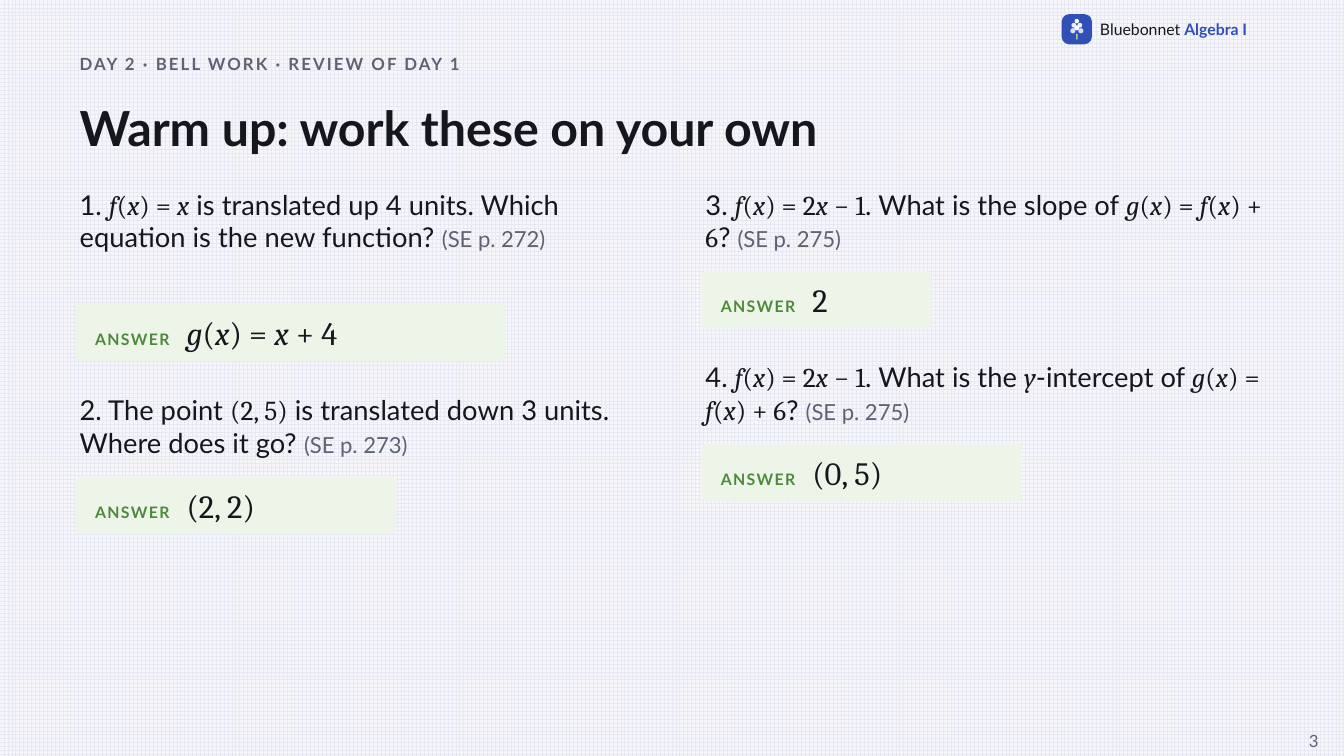
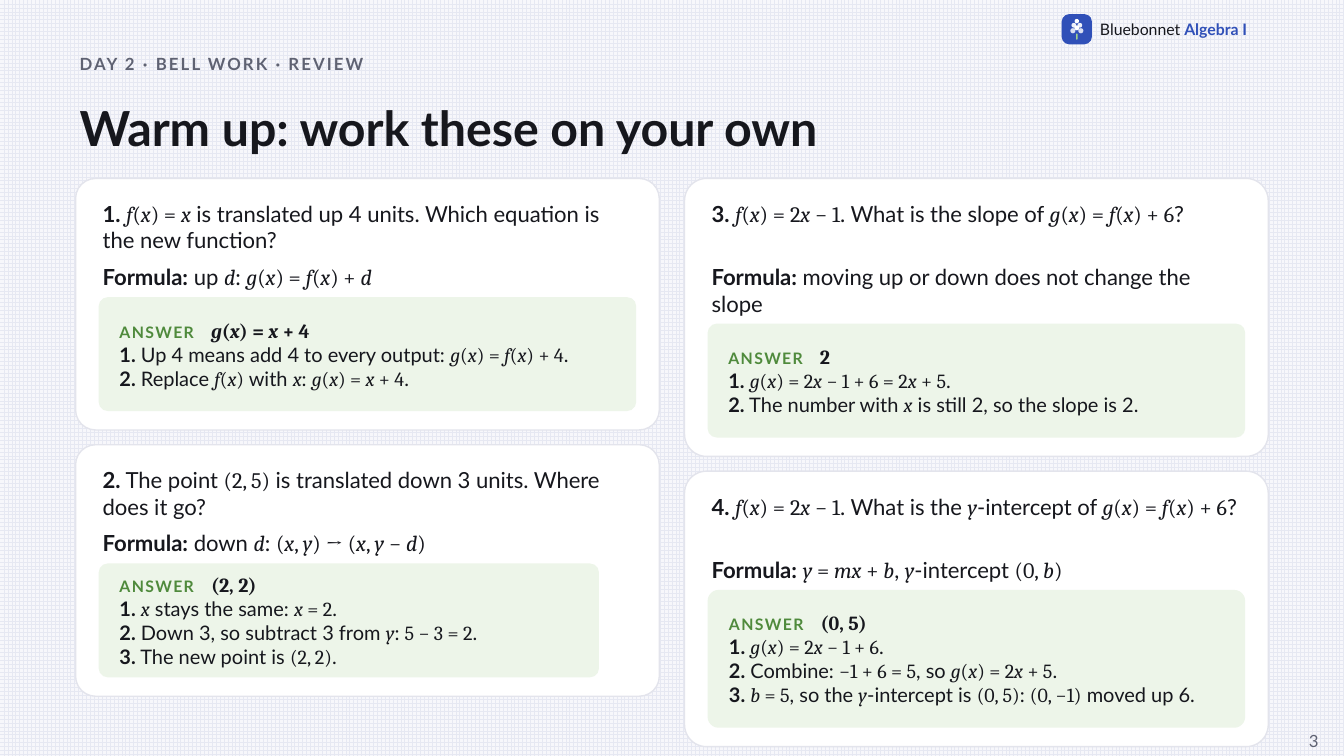
Before and after one commit to Apolloat2022/Algebra1M2U1L4, a slide deck: slide 3 of IEP/t2-lesson1-transforming-linear-functions-IEP.pptx. Drawn at 1344x756 pixels with LibreOffice and Linux fonts; fonts in the diff are those of the drawing. Boxes give left, top, right and bottom in pixels: in the first picture for what was removed or moved away, otherwise in the second. Text is boxed around its words. In the diff, an @@ line names an element or a change of style, - is before the commit and + after.

```diff
--- a/IEP/t2-lesson1-transforming-linear-functions-IEP.pptx
+++ b/IEP/t2-lesson1-transforming-linear-functions-IEP.pptx
@@ text at bbox=[125, 58, 135, 70]: text changed @@
-DAY 2 · BELL WORK · REVIEW OF DAY 1
+DAY 2 · BELL WORK · REVIEW
@@ rounded rectangle added at bbox=[76, 178, 659, 431], fill #FFFFFF, outline #E3E4EC 1 pt @@
@@ rounded rectangle added at bbox=[685, 178, 1268, 457], fill #FFFFFF, outline #E3E4EC 1 pt @@
@@ text at bbox=[103, 205, 600, 248]: text changed; size 19.5 to 15.8 pt @@
-1. f(x) = x is translated up 4 units. Which equation is the new function? (SE p. 272)
+1. f(x) = x is translated up 4 units. Which equation is the new function?
@@ text at bbox=[712, 205, 1184, 227]: text changed; size 19.5 to 15.8 pt @@
-3. f(x) = 2x − 1. What is the slope of g(x) = f(x) + 6? (SE p. 275)
+3. f(x) = 2x − 1. What is the slope of g(x) = f(x) + 6?
@@ text added at bbox=[103, 268, 372, 290], 15.8 pt, text #16171D @@
+Formula: up d: g(x) = f(x) + d
@@ text added at bbox=[712, 268, 1191, 316], 15.8 pt, text #16171D @@
+Formula: moving up or down does not change the slope
@@ rounded rectangle added at bbox=[99, 297, 636, 411], fill #EDF5E9, 14.2 pt, text #16171D @@
+ANSWER g(x) = x + 4
+1. Up 4 means add 4 to every output: g(x) = f(x) + 4.
+2. Replace f(x) with x: g(x) = x + 4.
@@ rounded rectangle removed at bbox=[702, 271, 931, 329] @@
-ANSWER 2
@@ rounded rectangle removed at bbox=[76, 303, 506, 361] @@
-ANSWER g(x) = x + 4
@@ rounded rectangle added at bbox=[708, 324, 1245, 438], fill #EDF5E9, 14.2 pt, text #16171D @@
+ANSWER 2
+1. g(x) = 2x − 1 + 6 = 2x + 5.
+2. The number with x is still 2, so the slope is 2.
@@ rounded rectangle added at bbox=[76, 445, 659, 697], fill #FFFFFF, outline #E3E4EC 1 pt @@
@@ rounded rectangle removed at bbox=[702, 444, 1022, 501] @@
-ANSWER (0, 5)
@@ rounded rectangle removed at bbox=[76, 477, 396, 534] @@
-ANSWER (2, 2)
@@ text at bbox=[103, 471, 600, 519]: text changed; size 19.5 to 15.8 pt @@
-2. The point (2, 5) is translated down 3 units. Where does it go? (SE p. 273)
+2. The point (2, 5) is translated down 3 units. Where does it go?
@@ rounded rectangle added at bbox=[685, 471, 1268, 746], fill #FFFFFF, outline #E3E4EC 1 pt @@
@@ text at bbox=[712, 498, 1237, 520]: text changed; size 19.5 to 15.8 pt @@
-4. f(x) = 2x − 1. What is the y-intercept of g(x) = f(x) + 6? (SE p. 275)
+4. f(x) = 2x − 1. What is the y-intercept of g(x) = f(x) + 6?
@@ text added at bbox=[103, 534, 426, 556], 15.8 pt, text #16171D @@
+Formula: down d: (x, y) → (x, y − d)
@@ rounded rectangle added at bbox=[99, 564, 599, 678], fill #EDF5E9, 14.2 pt, text #16171D @@
+ANSWER (2, 2)
+1. x stays the same: x = 2.
+2. Down 3, so subtract 3 from y: 5 − 3 = 2.
+3. The new point is (2, 2).
@@ text added at bbox=[712, 561, 1062, 583], 15.8 pt, text #16171D @@
+Formula: y = mx + b, y-intercept (0, b)
@@ rounded rectangle added at bbox=[708, 590, 1245, 728], fill #EDF5E9, 14.2 pt, text #16171D @@
+ANSWER (0, 5)
+1. g(x) = 2x − 1 + 6.
+2. Combine: −1 + 6 = 5, so g(x) = 2x + 5.
+3. b = 5, so the y-intercept is (0, 5): (0, −1) moved up 6.
```
Also in this commit, not shown: 4 other slides changed, 43 other files.
